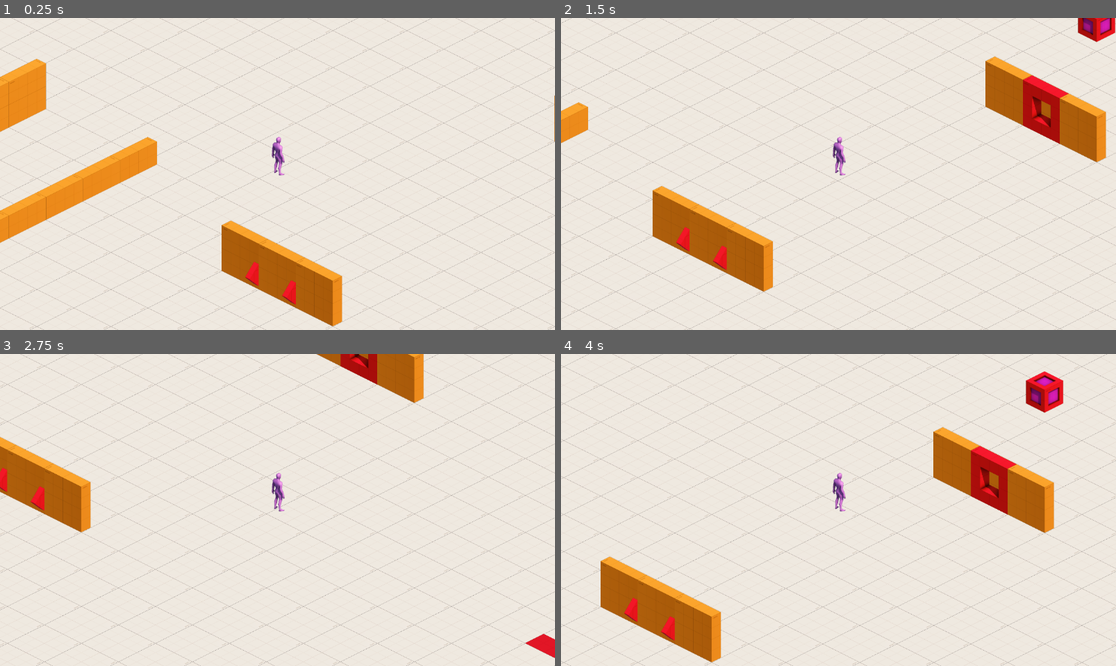
Above: before the commit, frames 1-4 (two rows, left to right).
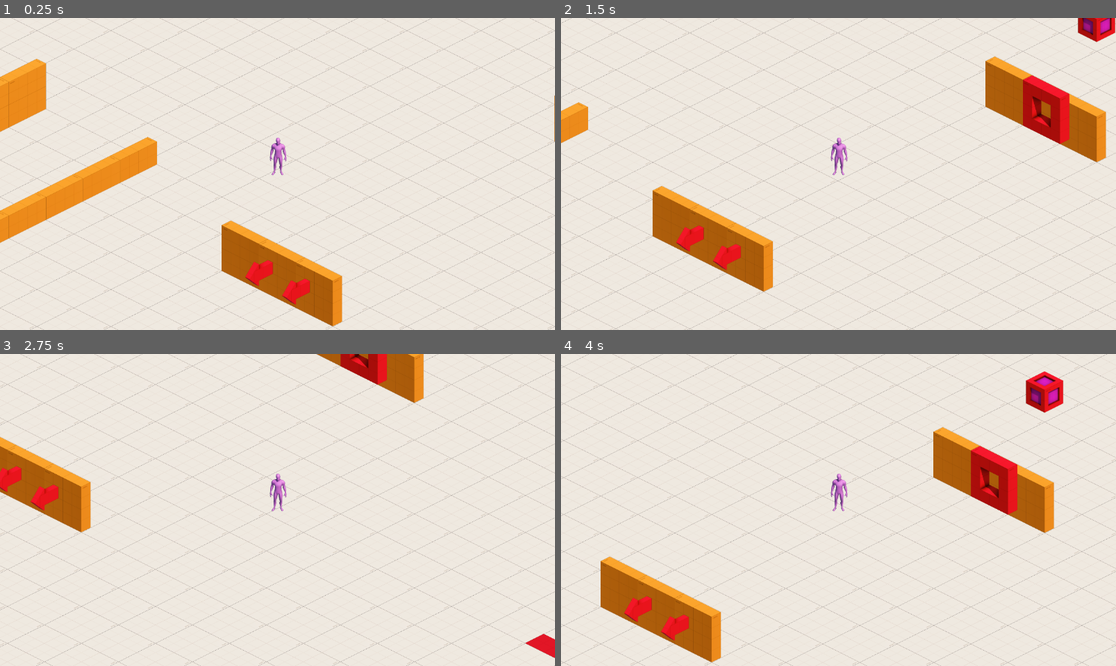
Above: after the commit, the same moments.

Repository: BettiFei/LevelDesignHades
Game: Godot game, scene res://Scenes/visualisation.tscn
Two runs of this game, one before a commit and one after it. Both use one fixed random seed, a clock stepped at 60 frames per second and the inputs below.
Inputs:
- Up to frame 1 (0.25 s): no input
- Up to frame 2 (1.5 s): tap Enter at 0.5 s; hold D (move_right) 0.53-1.28 s; hold S (move_down) from 1.28 s (still down)
- Up to frame 3 (2.75 s): release S (move_down) at 2.03 s; hold D (move_right) from 2.03 s (still down)
- Up to frame 4 (4 s): release D (move_right) at 2.78 s; hold W (move_up) 2.78-3.53 s; hold A (move_left) from 3.53 s (still down)

The runs differ from the first frame. In frame 1, 0.5% of the frame differs, in the area x 46-56%, y 38-91%; in frame 2, 0.7%, in the area x 23-92%, y 24-80%; in frame 3, 0.6%; in frame 4, 0.7%.

Commit message:
Add different player sprite angles

Diff:
--- a/Scenes/player.tscn
+++ b/Scenes/player.tscn
@@ -1,7 +1,14 @@
-[gd_scene load_steps=4 format=3 uid="uid://cy5n3fmackde2"]
+[gd_scene load_steps=11 format=3 uid="uid://cy5n3fmackde2"]
 
 [ext_resource type="Script" uid="uid://d31316k1ssank" path="res://Scripts/player.gd" id="1_cvnsp"]
 [ext_resource type="Texture2D" uid="uid://kauqiewpw6ny" path="res://Assets/Human/0/Human_0_Idle0.png" id="1_v0iea"]
+[ext_resource type="Texture2D" uid="uid://b2hjf2xy5bnbr" path="res://Assets/Human/1/Human_1_Idle0.png" id="3_f1ek2"]
+[ext_resource type="Texture2D" uid="uid://cowkaico30jgl" path="res://Assets/Human/2/Human_2_Idle0.png" id="4_tx1dd"]
+[ext_resource type="Texture2D" uid="uid://dtw7dsrk37qh3" path="res://Assets/Human/3/Human_3_Idle0.png" id="5_gymyn"]
+[ext_resource type="Texture2D" uid="uid://80p3oq1qhxlc" path="res://Assets/Human/4/Human_4_Idle0.png" id="6_pu2lt"]
+[ext_resource type="Texture2D" uid="uid://j6lgkctuhc4x" path="res://Assets/Human/5/Human_5_Idle0.png" id="7_ukyrk"]
+[ext_resource type="Texture2D" uid="uid://cfiat6d4lqpjt" path="res://Assets/Human/6/Human_6_Idle0.png" id="8_7dp3o"]
+[ext_resource type="Texture2D" uid="uid://cfynv6y3wp4as" path="res://Assets/Human/7/Human_7_Idle0.png" id="9_h4iuc"]
 
 [sub_resource type="SpriteFrames" id="SpriteFrames_cvnsp"]
 animations = [{
@@ -12,6 +19,62 @@
 "loop": true,
 "name": &"idle0",
 "speed": 5.0
+}, {
+"frames": [{
+"duration": 1.0,
+"texture": ExtResource("3_f1ek2")
+}],
+"loop": true,
+"name": &"idle1",
+"speed": 5.0
+}, {
+"frames": [{
+"duration": 1.0,
+"texture": ExtResource("4_tx1dd")
+}],
+"loop": true,
+"name": &"idle2",
+"speed": 5.0
+}, {
+"frames": [{
+"duration": 1.0,
+"texture": ExtResource("5_gymyn")
+}],
+"loop": true,
+"name": &"idle3",
+"speed": 5.0
+}, {
+"frames": [{
+"duration": 1.0,
+"texture": ExtResource("6_pu2lt")
+}],
+"loop": true,
+"name": &"idle4",
+"speed": 5.0
+}, {
+"frames": [{
+"duration": 1.0,
+"texture": ExtResource("7_ukyrk")
+}],
+"loop": true,
+"name": &"idle5",
+"speed": 5.0
+}, {
+"frames": [{
+"duration": 1.0,
+"texture": ExtResource("8_7dp3o")
+}],
+"loop": true,
+"name": &"idle6",
+"speed": 5.0
+}, {
+"frames": [{
+"duration": 1.0,
+"texture": ExtResource("9_h4iuc")
+}],
+"loop": true,
+"name": &"idle7",
+"speed": 5.0
 }]
 
 [node name="Player" type="CharacterBody2D"]
@@ -21,7 +84,7 @@
 [node name="AnimatedSprite2D" type="AnimatedSprite2D" parent="."]
 position = Vector2(2, -196)
 sprite_frames = SubResource("SpriteFrames_cvnsp")
-animation = &"idle0"
+animation = &"idle3"
 
 [node name="CollisionPolygon2D" type="CollisionPolygon2D" parent="."]
 polygon = PackedVector2Array(-38, 0, -24, -15, 0, -20, 24, -15, 38, 0, 24, 15, 0, 20, -24, 15)
--- a/Scenes/visualisation.tscn
+++ b/Scenes/visualisation.tscn
@@ -19,7 +19,7 @@
 tile_set = ExtResource("1_rovua")
 
 [node name="Level2" type="TileMapLayer" parent="."]
-z_index = 1
+z_index = 2
 y_sort_enabled = true
 tile_map_data = PackedByteArray("AADw/wMABAAEAAIAAADw/wIABAAEAAIAAADw/wEABAAEAAIAAADw/wAABAAEAAIAAADw////BAAEAAIAAADw// …(208 unchanged characters)…
 tile_set = ExtResource("1_rovua")
